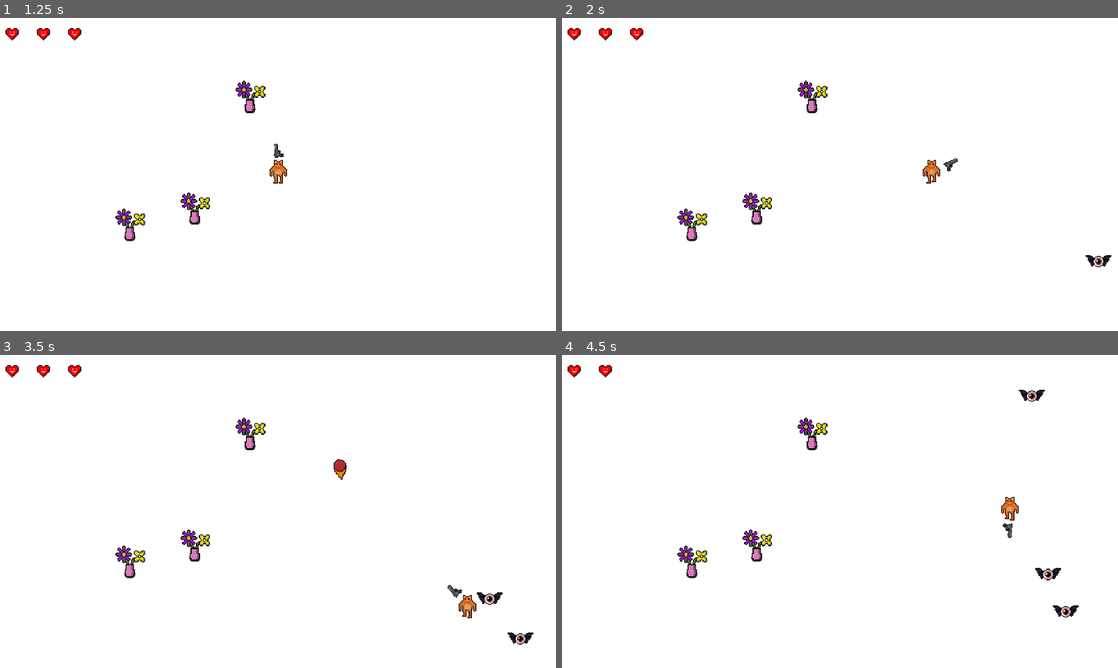
Above: before the commit, frames 1-4 (two rows, left to right).
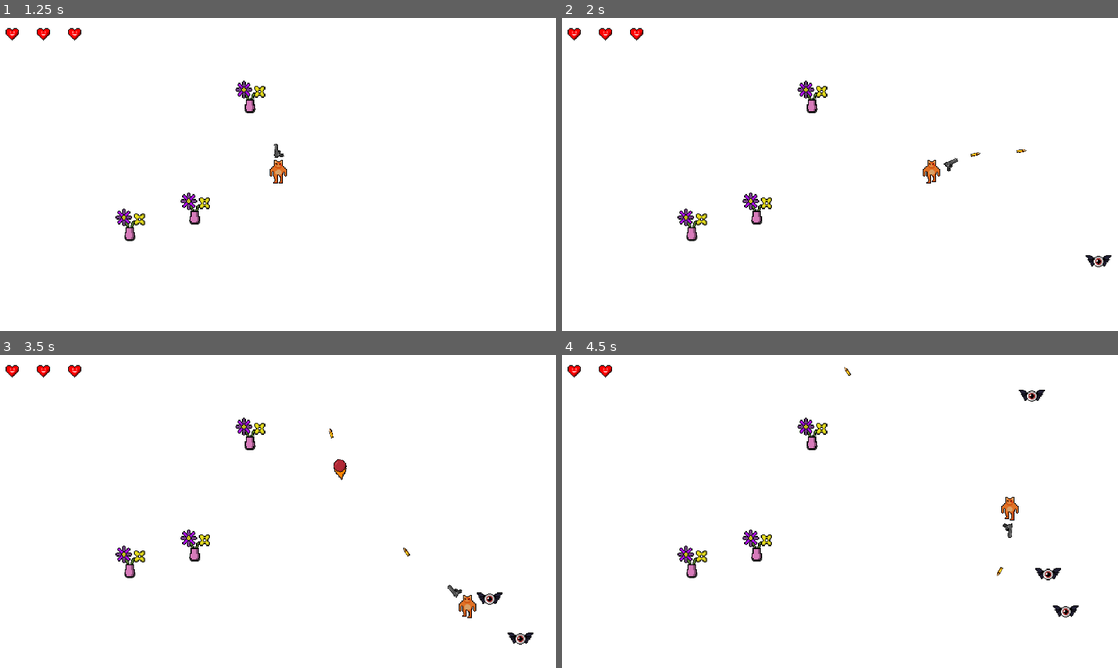
Above: after the commit, the same moments.

Repository: RafaWanner/Gatos-Glocks
Game: Godot game, scene res://main_menu.tscn
The game is run twice, just before and just after one commit, with the same random seed, the same clock (stepped at 60 frames per second) and the same inputs.
Inputs (mouse positions are in pixels of both pictures, inside the frame that each line leads up to):
- Up to frame 1 (1.25 s): click "Start" at 0.5 s
- Up to frame 2 (2 s): tap Enter at 1.25 s; move the mouse to (962, 158) at 1.27 s; press the mouse at (962, 158) at 1.28 s; hold D (move_right) from 1.28 s (still down)
- Up to frame 3 (3.5 s): move the mouse to (166, 527) at 2.02 s; release D (move_right) at 2.03 s; release the mouse at (166, 527) at 2.03 s; hold S (move_down) 2.03-2.78 s; click (166, 527) at 2.1 s; move the mouse to (333, 442) at 2.77 s; press the mouse at (333, 442) at 2.78 s; hold D (move_right) from 2.78 s (still down)
- Up to frame 4 (4.5 s): move the mouse to (812, 574) at 3.52 s; release D (move_right) at 3.53 s; release the mouse at (812, 574) at 3.53 s; hold W (move_up) 3.53-4.28 s; click (812, 574) at 3.6 s; move the mouse to (1006, 558) at 4.27 s; press the mouse at (1006, 558) at 4.28 s; hold A (move_left) from 4.28 s (still down)

Frame 1 is identical in both runs. In frame 2, less than 0.1% of the frame differs, in the area x 73-84%, y 42-45%; in frame 3, less than 0.1%, in the area x 59-74%, y 23-65%; in frame 4, less than 0.1%.

Commit message:
devolvi o tiro

Diff:
--- a/gun.gd
+++ b/gun.gd
@@ -29,7 +29,7 @@
 	if !paused:
 		if Input.is_action_pressed("shoot") and can_shoot:
 			shots += 1
-			#shoot()
+			shoot()
 
 			if shots == 3:
 				shots = 0
